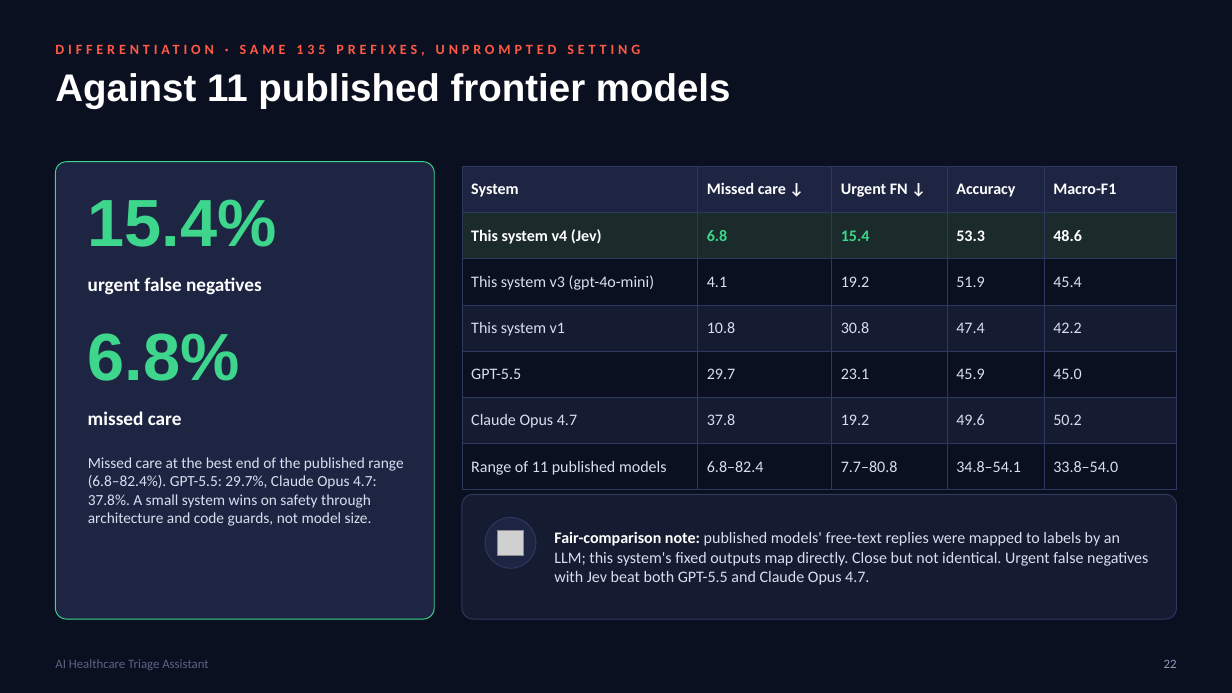
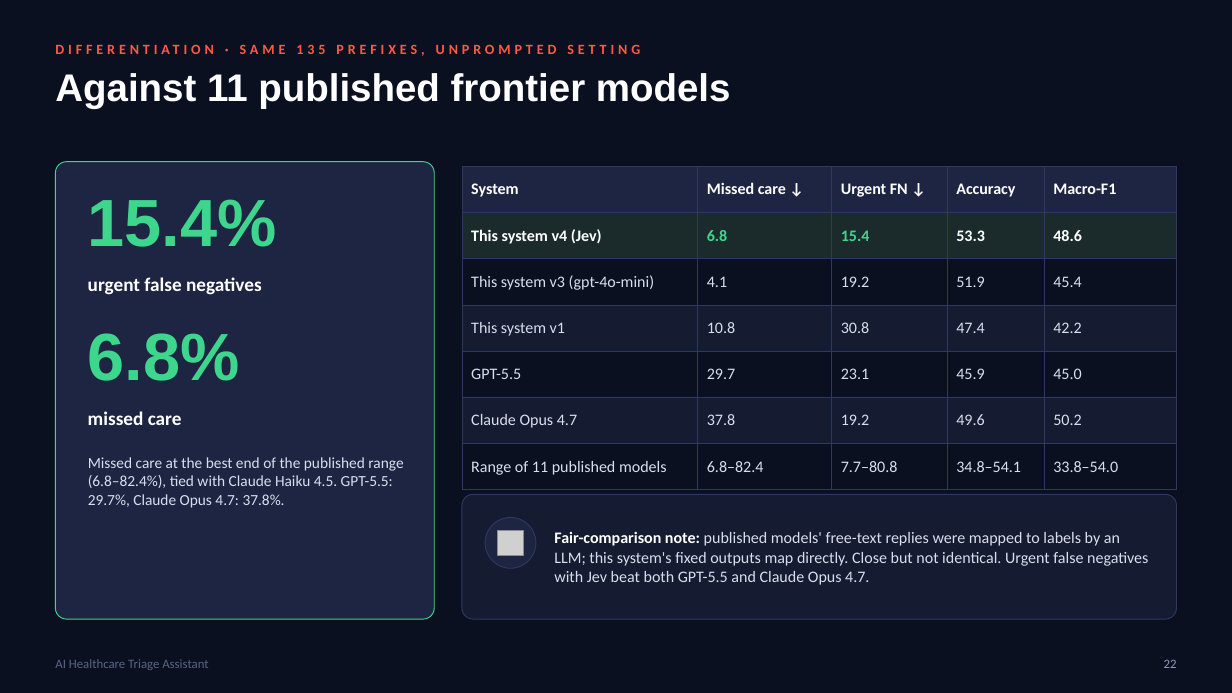
Before and after one commit to MASJV/ai-healthcare-triage-assistant, a slide deck: slide 22 of assets/docs/AI_Healthcare_Triage_Assistant.pptx. Drawn at 1232x693 pixels with LibreOffice and Linux fonts; fonts in the diff are those of the drawing; grey boxes stand for pictures. Boxes give left, top, right and bottom in pixels: in the first picture for what was removed or moved away, otherwise in the second. Text is boxed around its words. In the diff, an @@ line names an element or a change of style, - is before the commit and + after.

```diff
--- a/assets/docs/AI_Healthcare_Triage_Assistant.pptx
+++ b/assets/docs/AI_Healthcare_Triage_Assistant.pptx
@@ text at [88,457,403,508]: text changed @@
-Missed care at the best end of the published range (6.8–82.4%). GPT-5.5: 29.7%, Claude Opus 4.7: 37.8%. A small system wins on safety through architecture and code guards, not model size.
+Missed care at the best end of the published range (6.8–82.4%), tied with Claude Haiku 4.5. GPT-5.5: 29.7%, Claude Opus 4.7: 37.8%.
```
Also in this commit, not shown: 1 other slide changed, 1 other file.
